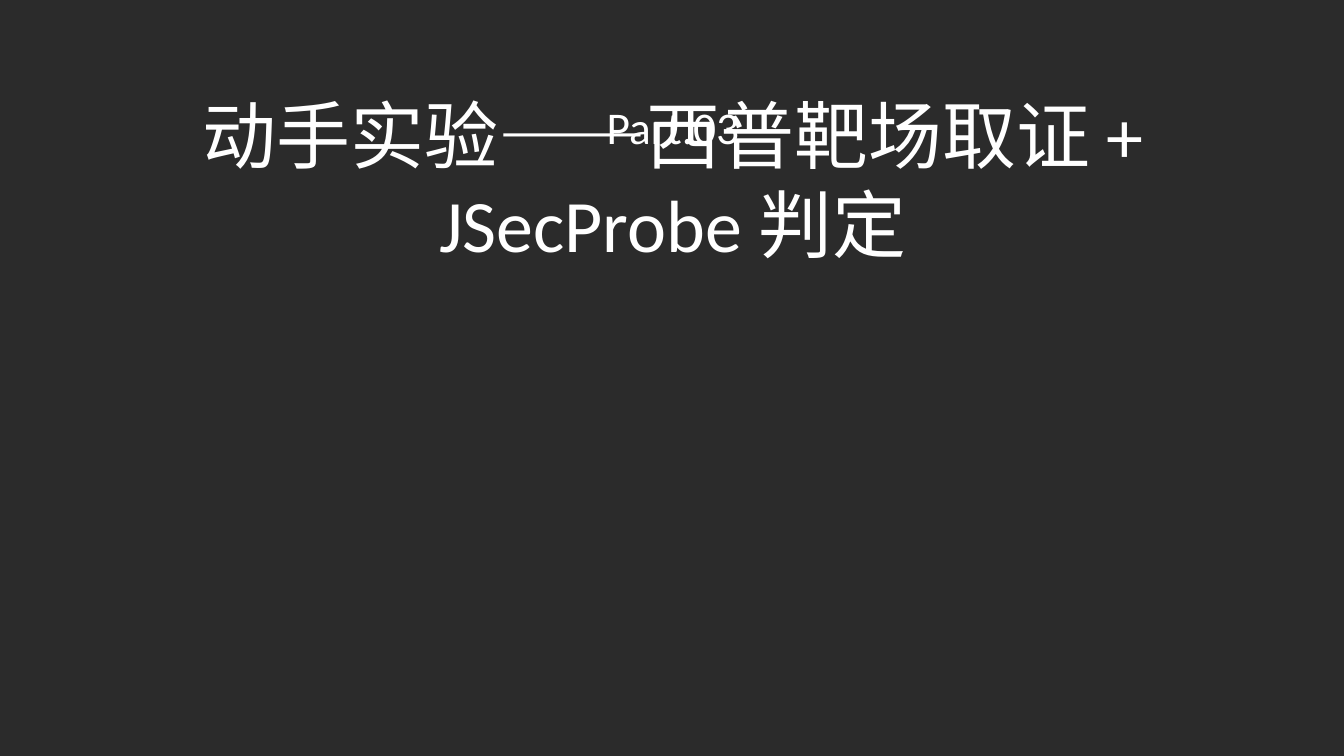
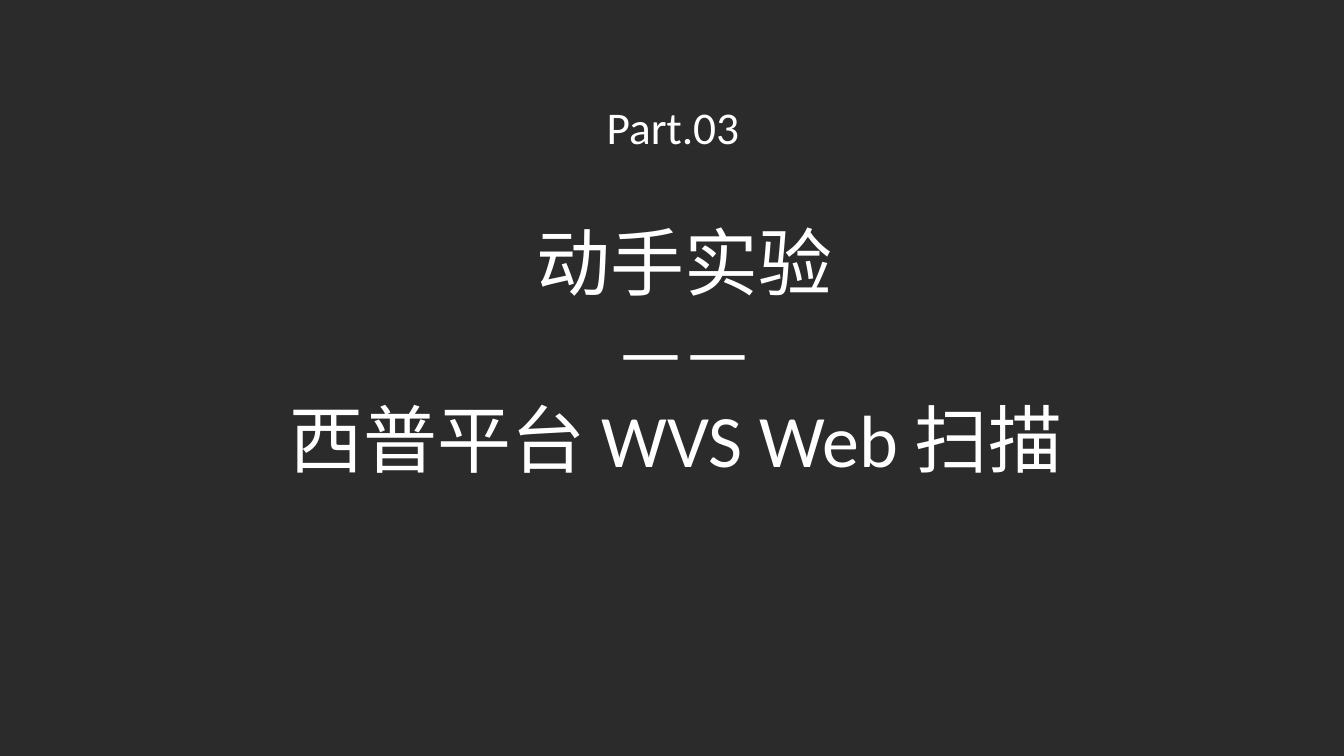
Before and after one commit to yiyimu-ruiruimu/security-assessment-platform, a slide deck: slide 16 of PPT/4.4 应用系统安全功能验证（学生版）.pptx (slide 18 before the commit). Drawn at 1344x756 pixels with LibreOffice and Linux fonts; fonts in the diff are those of the drawing; background and template pictures are left out; a plain dark background stands for a picture behind light text. Boxes give left, top, right and bottom in pixels: in the first picture for what was removed or moved away, otherwise in the second. Text is boxed around its words. In the diff, an @@ line names an element or a change of style, - is before the commit and + after.

```diff
--- a/PPT/4.4 应用系统安全功能验证（学生版）.pptx
+++ b/PPT/4.4 应用系统安全功能验证（学生版）.pptx
@@ text at [289, 227, 1063, 473]: text changed @@
-动手实验——西普靶场取证 + JSecProbe 判定
+动手实验
+——
+西普平台 WVS Web 扫描
```
Also in this commit, not shown: 9 other slides changed, 5 slides removed, 17 other files.
